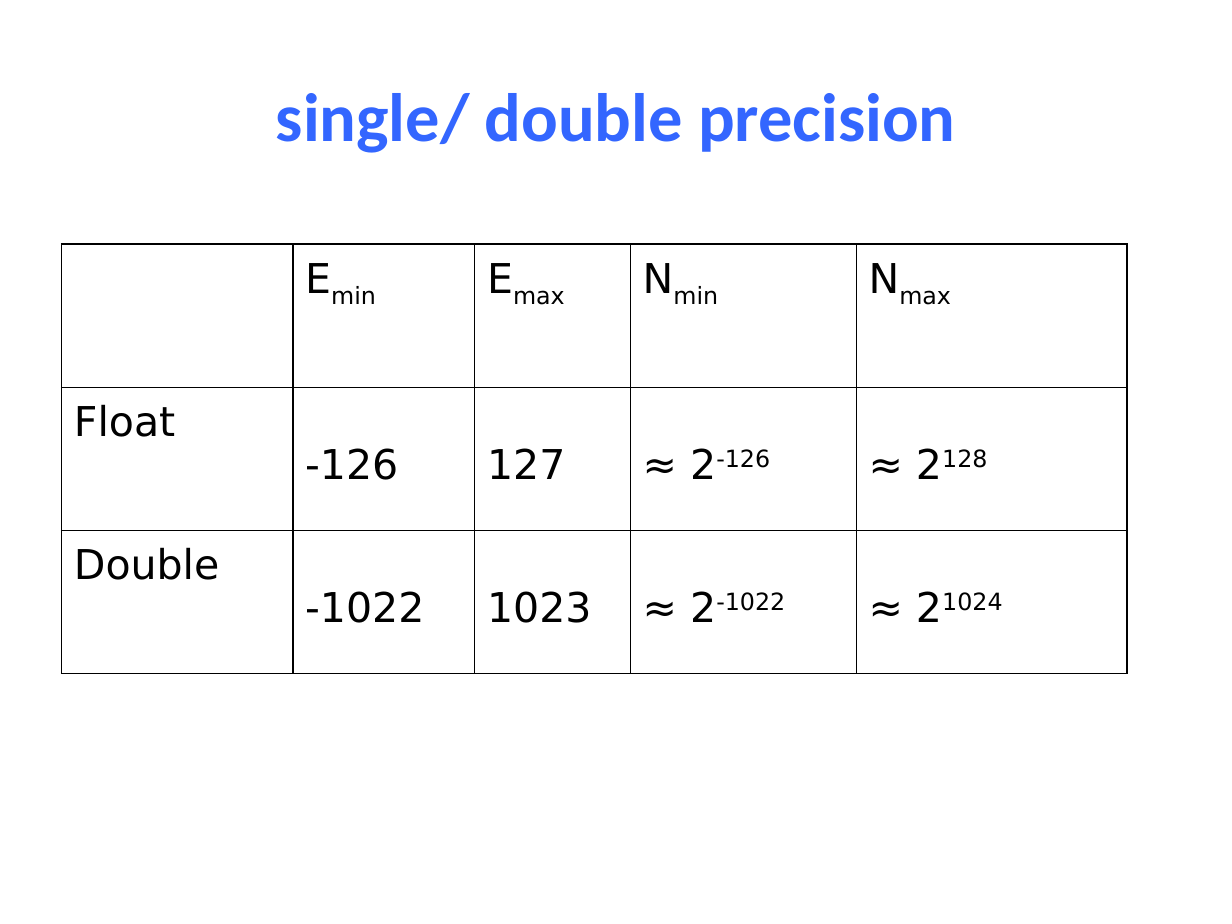
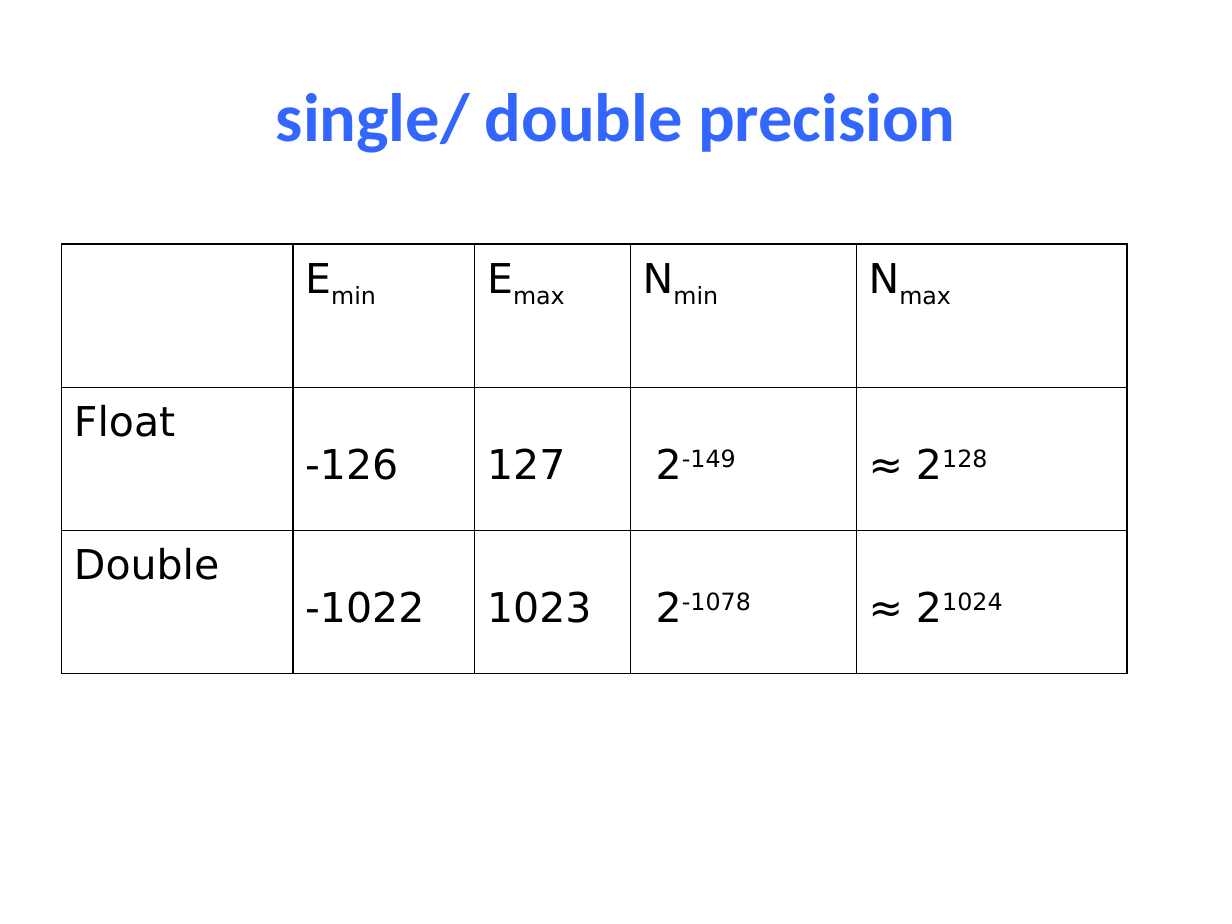
Before and after one commit to NYU-CSO/nyu-cso.github.io, a slide deck: slide 37 of notes/03-floats.pptx. Drawn at 1232x924 pixels with LibreOffice and Linux fonts; fonts in the diff are those of the drawing. Boxes give left, top, right and bottom in pixels: in the first picture for what was removed or moved away, otherwise in the second. Text is boxed around its words. In the diff, an @@ line names an element or a change of style, - is before the commit and + after.

```diff
--- a/notes/03-floats.pptx
+++ b/notes/03-floats.pptx
@@ table at bbox=[62, 244, 1127, 673] @@
-row 2, column 4: ≈ 2-126
+row 2, column 4: 2-149
-row 3, column 4: ≈ 2-1022
+row 3, column 4: 2-1078
```
Also in this commit, not shown: 15 other slides changed, 1 slide added, 2 slides removed.
